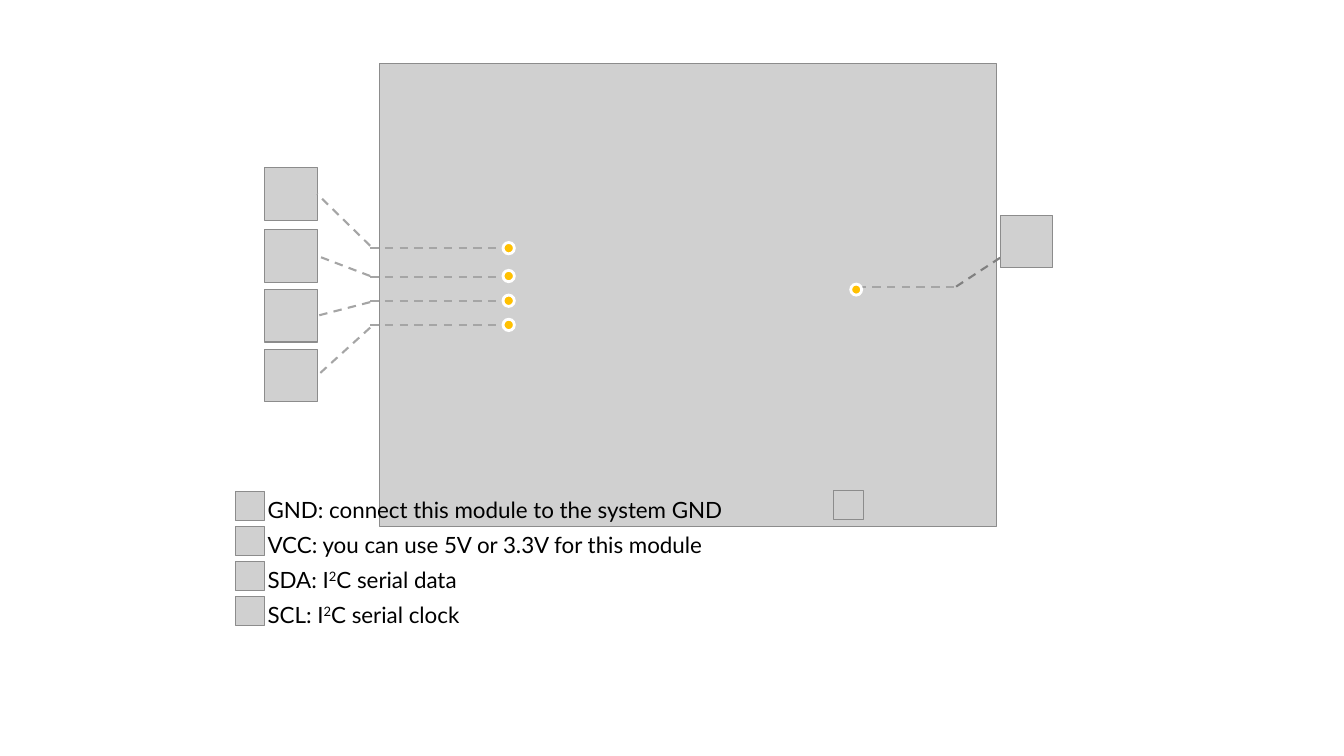
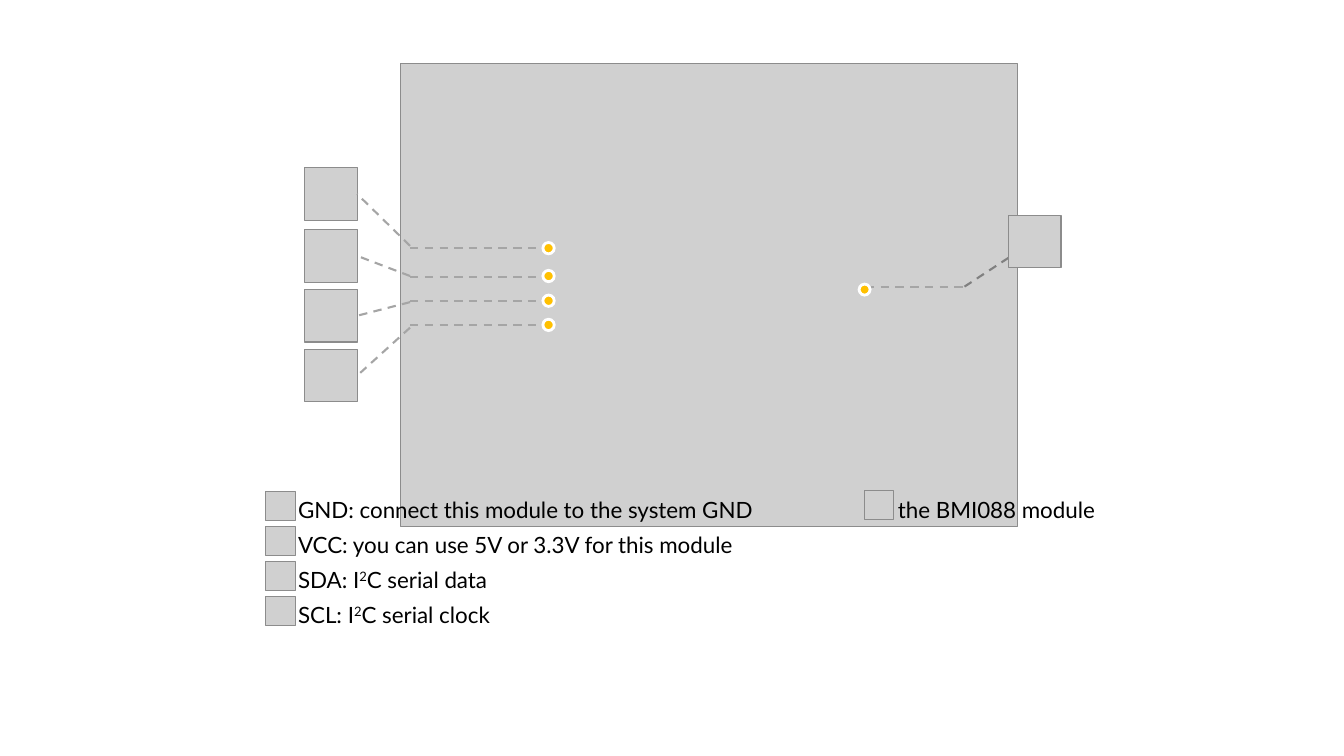
Before and after one commit to SeeedDocument/Grove-6-Axis_Accelerometer-Gyroscope-BMI088, a slide deck: slide 1 of img/pin_map.pptx. Drawn at 1344x756 pixels with LibreOffice and Linux fonts; fonts in the diff are those of the drawing; grey boxes stand for pictures. Boxes give left, top, right and bottom in pixels: in the first picture for what was removed or moved away, otherwise in the second. Text is boxed around its words. In the diff, an @@ line names an element or a change of style, - is before the commit and + after.

```diff
--- a/img/pin_map.pptx
+++ b/img/pin_map.pptx
@@ picture moved from (x1=380, y1=64, x2=997, y2=526) to (x1=400, y1=64, x2=1017, y2=526) @@
@@ 2 lines, 1 picture, 1 ellipse moved together from (x1=851, y1=216, x2=1053, y2=295) to (x1=859, y1=216, x2=1062, y2=295) @@
@@ 8 lines, 4 pictures, 4 ellipses moved together from (x1=265, y1=167, x2=514, y2=402) to (x1=304, y1=167, x2=555, y2=402) @@
@@ 5 pictures, 1 text moved together from (x1=235, y1=490, x2=863, y2=625) to (x1=266, y1=490, x2=894, y2=625) @@
@@ text added at (x1=898, y1=501, x2=1095, y2=518), 16 pt, text #000000 @@
+the BMI088 module
```
Also in this commit, not shown: 1 other slide changed, 7 other files.
